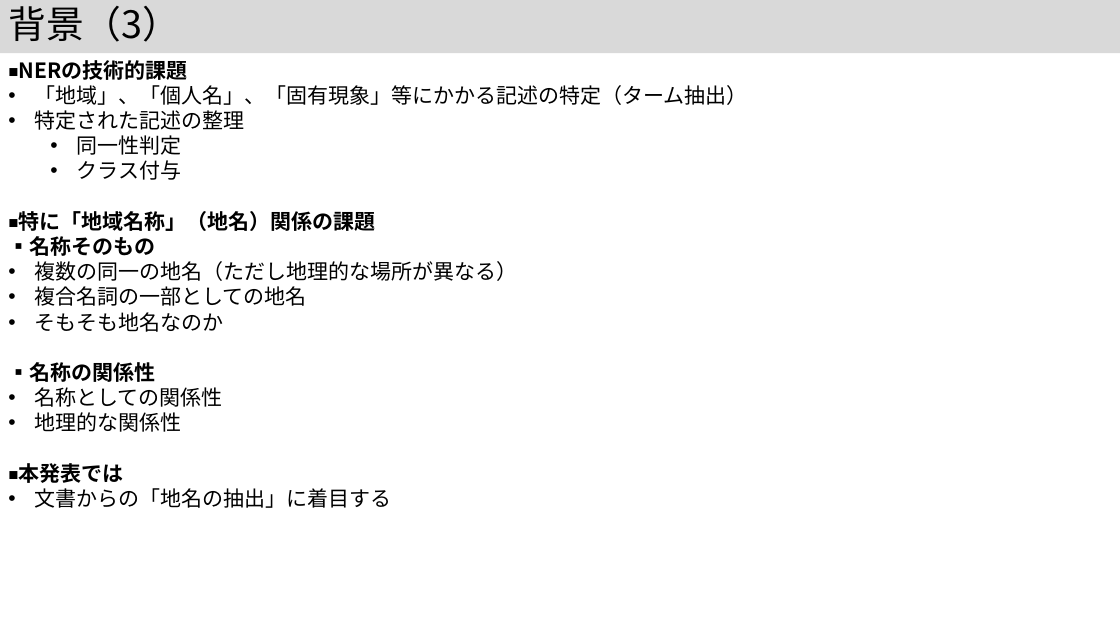
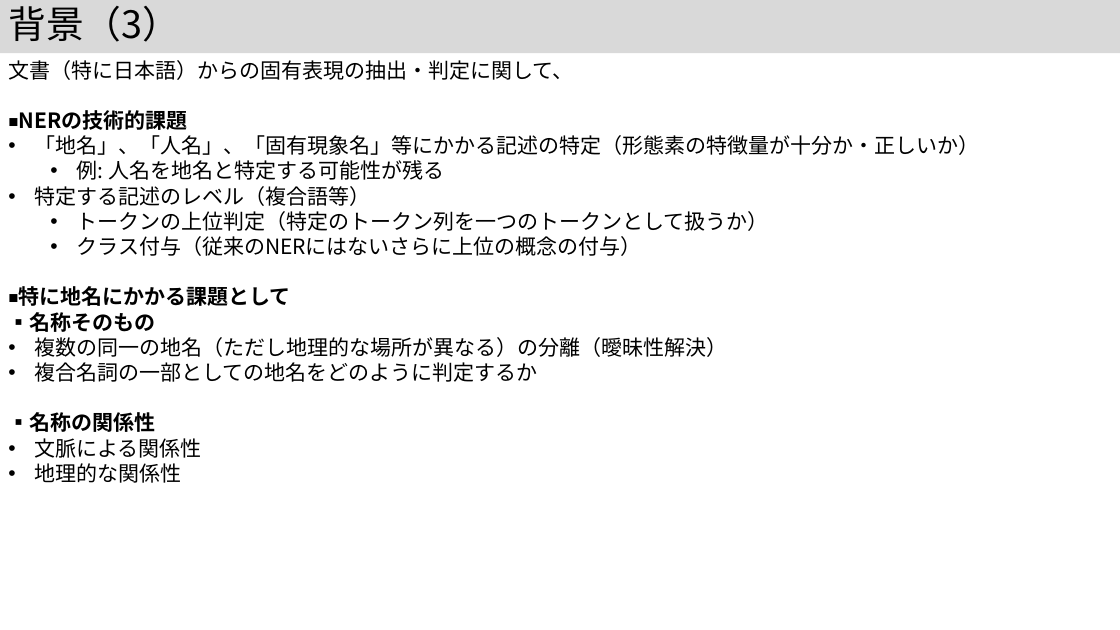
Before and after one commit to kouamano/nihongo-region-name-extract, a slide deck: slide 4 of jsik2026taikai.pptx. Drawn at 1120x630 pixels with LibreOffice and Linux fonts; fonts in the diff are those of the drawing. Boxes give left, top, right and bottom in pixels: in the first picture for what was removed or moved away, otherwise in the second. Text is boxed around its words. In the diff, an @@ line names an element or a change of style, - is before the commit and + after.

```diff
--- a/jsik2026taikai.pptx
+++ b/jsik2026taikai.pptx
@@ text at bbox=[8, 60, 573, 80]: paragraph added @@
+文書（特に日本語）からの固有表現の抽出・判定に関して、
@@ text at bbox=[18, 135, 980, 306]: text changed @@
-• 「地域」、「個人名」、「固有現象」等にかかる記述の特定（ターム抽出）
-• 特定された記述の整理
-  • 同一性判定
-  • クラス付与
-◾️特に「地域名称」（地名）関係の課題
+• 「地名」、「人名」、「固有現象名」等にかかる記述の特定（形態素の特徴量が十分か・正しいか）
+  • 例: 人名を地名と特定する可能性が残る
+• 特定する記述のレベル（複合語等）
+  • トークンの上位判定（特定のトークン列を一つのトークンとして扱うか）
+  • クラス付与（従来のNERにはないさらに上位の概念の付与）
+◾️特に地名にかかる課題として
@@ text at bbox=[35, 337, 728, 382]: text changed @@
-• 複数の同一の地名（ただし地理的な場所が異なる）
-• 複合名詞の一部としての地名
-• そもそも地名なのか
+• 複数の同一の地名（ただし地理的な場所が異なる）の分離（曖昧性解決）
+• 複合名詞の一部としての地名をどのように判定するか
@@ text at bbox=[35, 438, 202, 458]: text changed @@
-• 名称としての関係性
+• 文脈による関係性
@@ text at bbox=[18, 463, 392, 508]: paragraphs removed @@
-◾️本発表では
-• 文書からの「地名の抽出」に着目する
```
Also in this commit, not shown: 2 other slides changed, 6 slides added, 1 other file.
